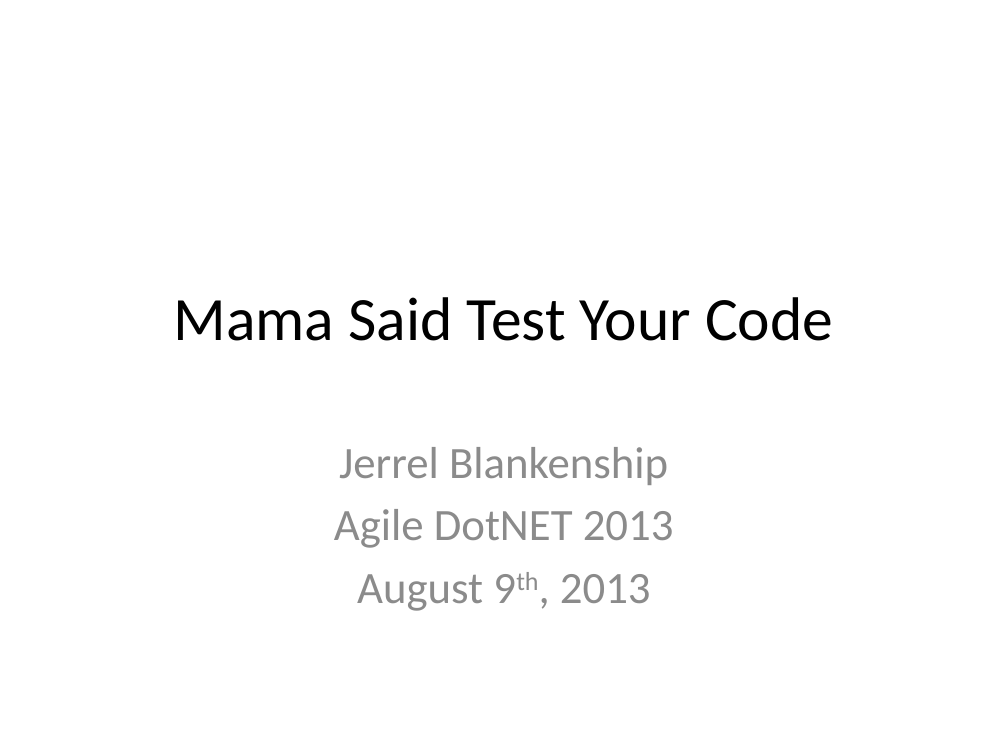
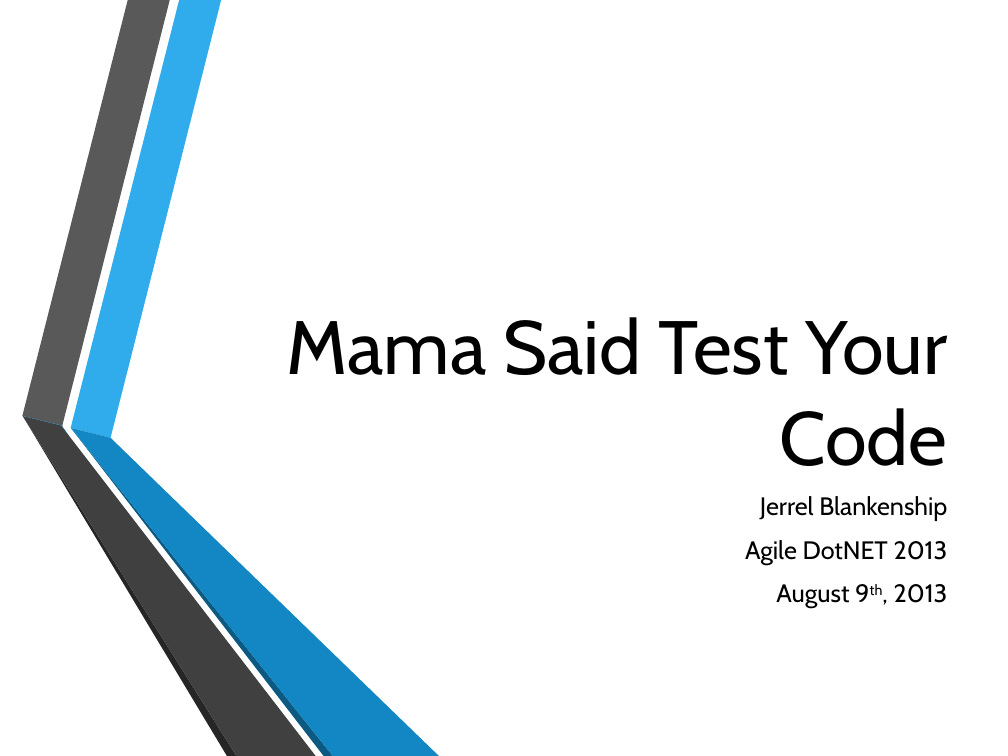
Before and after one commit to jerrelblankenship/Presentations, a slide deck: slide 1 of MamaSaidTestYourCode/AgileDotNet2013/Mama Said Test Your Code.pptx. Drawn at 1008x756 pixels with LibreOffice and Linux fonts; fonts in the diff are those of the drawing; background and template pictures are left out. Boxes give left, top, right and bottom in pixels: in the first picture for what was removed or moved away, otherwise in the second. Text is boxed around its words. In the diff, an @@ line names an element or a change of style, - is before the commit and + after.

Commit message:
AgileDotNet2013 - More work on talk and code

```diff
--- a/MamaSaidTestYourCode/AgileDotNet2013/Mama Said Test Your Code.pptx
+++ b/MamaSaidTestYourCode/AgileDotNet2013/Mama Said Test Your Code.pptx
@@ title "Mama Said Test Your Code": place and size @@
-title "Mama Said Test Your Code" at <box>174,297,833,341</box>
+title "Mama Said Test Your Code" at <box>287,317,948,466</box>
@@ title "Mama Said Test Your Code" at <box>287,317,948,466</box>: size 44 to 54 pt, font Calibri to Cabin; alignment centre to right; vertical alignment middle to bottom @@
@@ group added at <box>22,0,438,756</box>: 6 freeform shapes @@
@@ freeform shape added at <box>22,415,62,425</box>, fill #29ABE2 @@
@@ freeform shape added at <box>61,426,69,435</box>, fill #29ABE2 @@
@@ subtitle "Jerrel Blankenship": place and size @@
-subtitle "Jerrel Blankenship" at <box>334,447,674,611</box>
+subtitle "Jerrel Blankenship" at <box>745,496,948,609</box>
@@ subtitle "Jerrel Blankenship" at <box>745,496,948,609</box>: size 32 to 18 pt, font Calibri to Cabin, text colour #8C8C8C to #000000; alignment centre to right; more space between paragraphs @@
```
Also in this commit, not shown: 7 other slides changed, 1 slide added, 35 other files.
